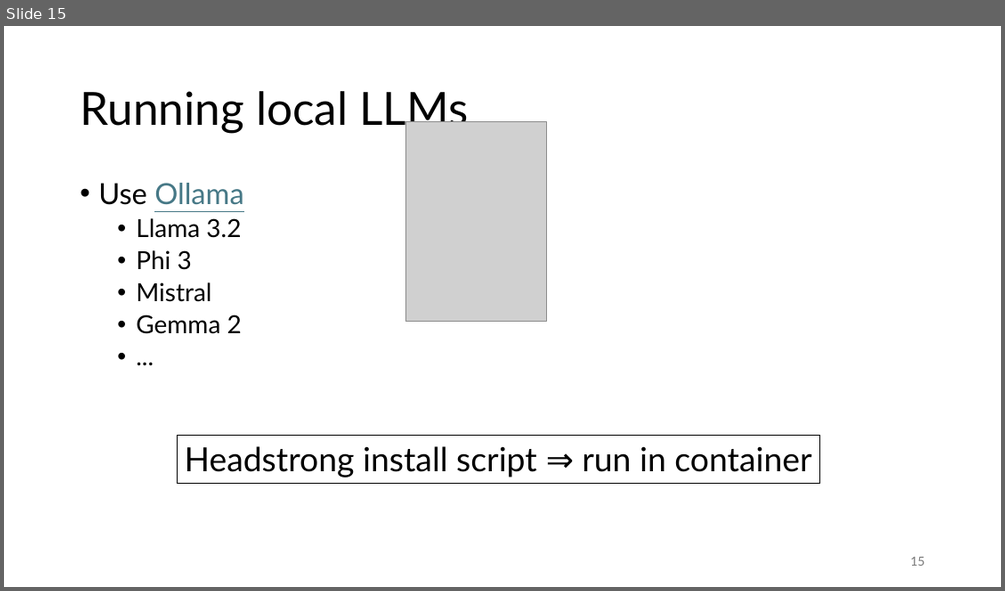
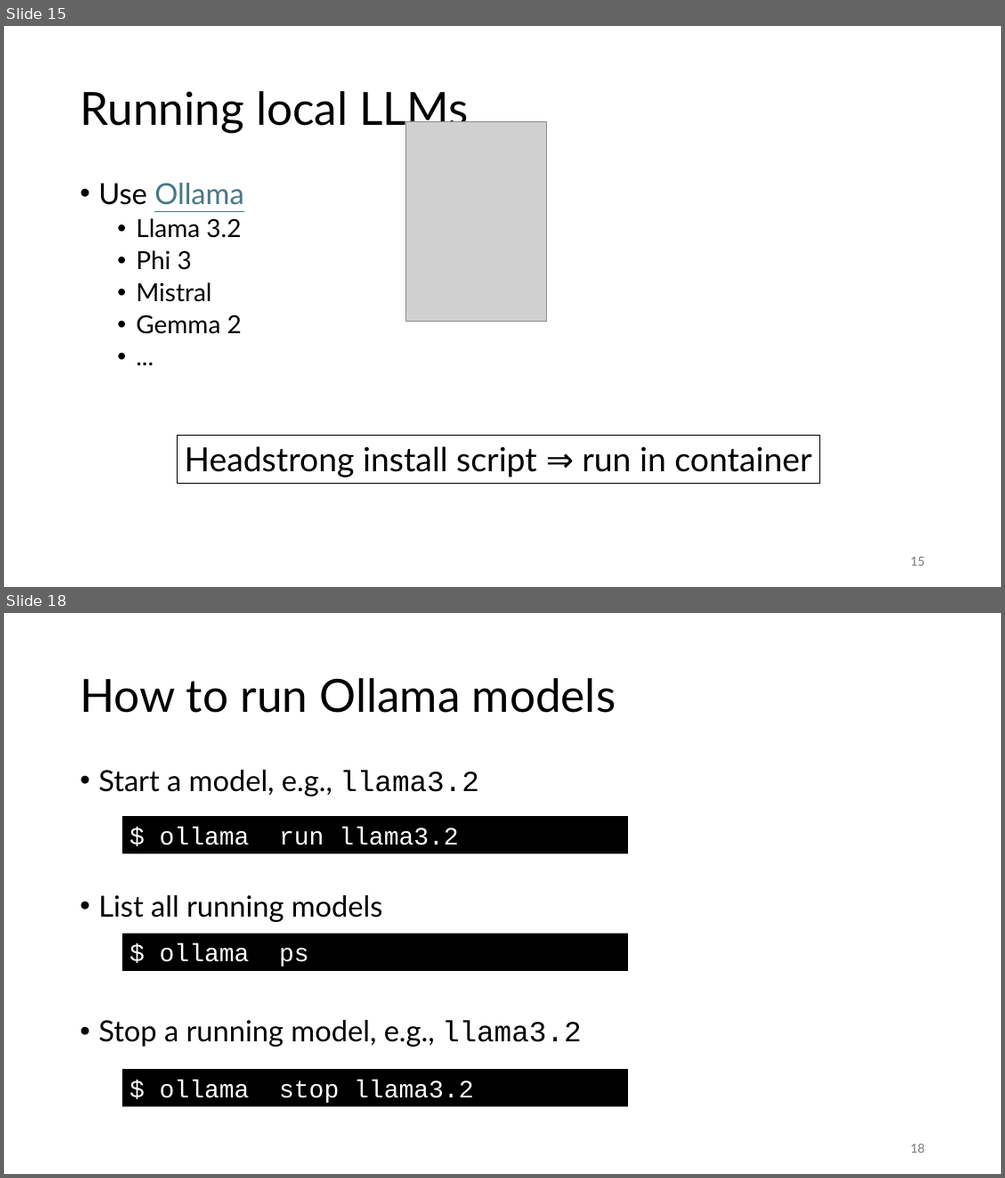
Before and after one commit to gjbex/Deploying-LLMs-locally, a slide deck: local_LLMs.pptx. Shown one above the other, each under a label of ours: slide 15 before the commit, slides 15 and 18 after it; the slides between them are not shown. The pictures are 1005x591 and 1005x1178 pixels, drawn with LibreOffice and Linux fonts; fonts in the diff are those of the drawing; grey boxes stand for pictures. Boxes give left, top, right and bottom in pixels: in the first picture for what was removed or moved away, otherwise in the second. Text is boxed around its words. In the diff, an @@ line names an element or a change of style, - is before the commit and + after.

Commit message:
Add ollama slides

```diff
--- a/local_LLMs.pptx
+++ b/local_LLMs.pptx
@@ slide 18 added at [4, 613, 1001, 1174], background #FFFFFF @@
@@ title added at [80, 678, 615, 713], 44 pt, text #000000 @@
+How to run Ollama models
@@ text added at [98, 770, 582, 1046], 28 pt, text #000000 @@
+• Start a model, e.g., llama3.2
+• List all running models
+• Stop a running model, e.g., llama3.2
@@ rectangle added at [122, 816, 628, 853], fill #000000, 24 pt, text #FFFFFF @@
+$ ollama run llama3.2
@@ rectangle added at [122, 933, 628, 971], fill #000000, 24 pt, text #FFFFFF @@
+$ ollama ps
@@ rectangle added at [122, 1070, 628, 1107], fill #000000, 24 pt, text #FFFFFF @@
+$ ollama stop llama3.2
@@ page number added at [910, 1143, 924, 1152], 12 pt, text #797979 @@
+18
```
Also in this commit, not shown: 1 slide changed, 3 other slides added.
